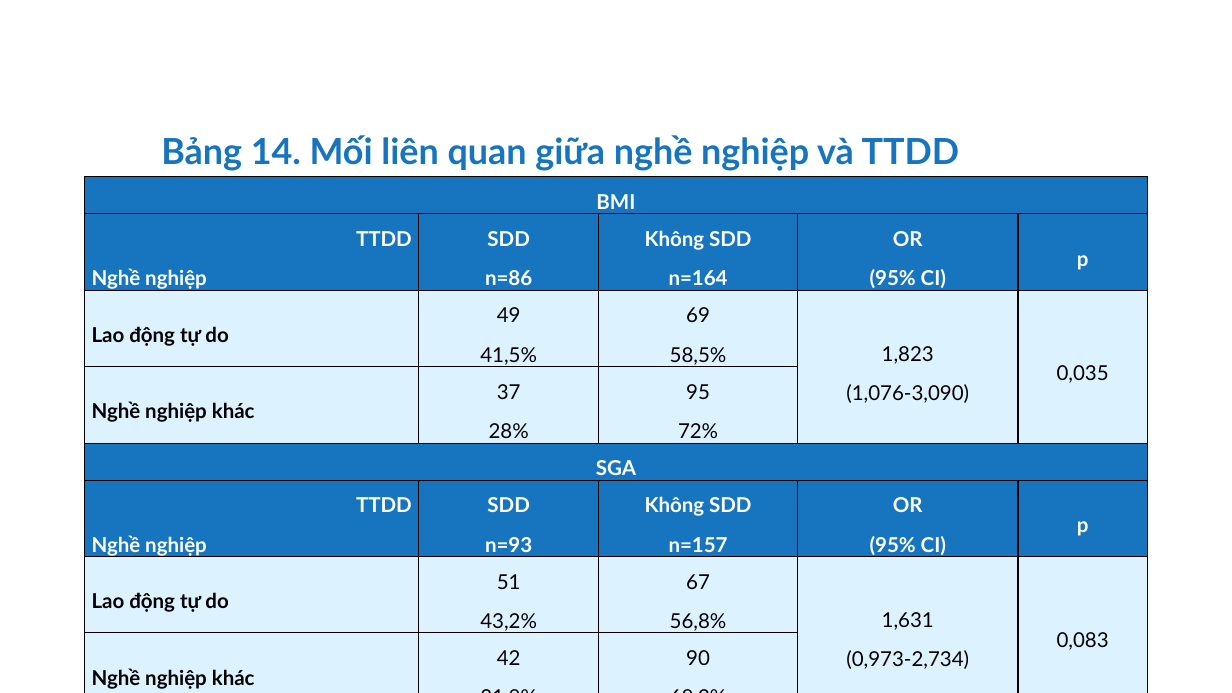
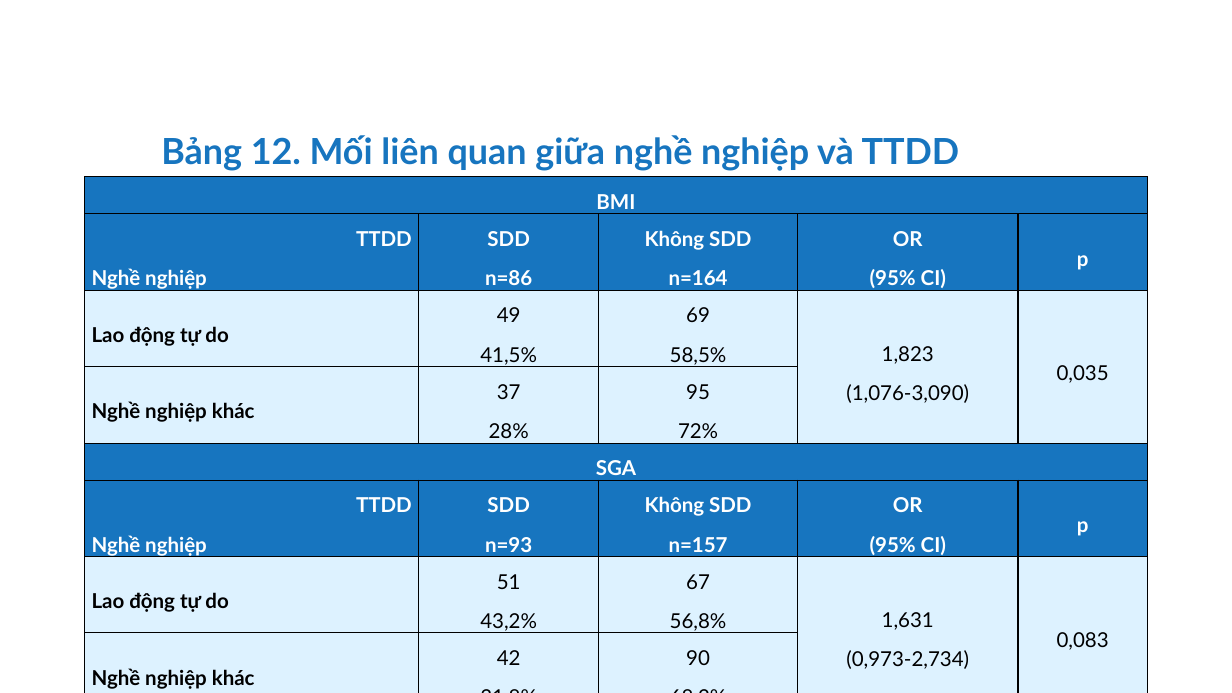
Before and after one commit to MedPocket/HPMUGraduation-thesis, a slide deck: slide 43 of Thuc-trang-va-mot-so-yeu-to-lien-quan-dinh-duong-BN-lao-phoi_Nhat-Nguyen.pptx (slide 37 before the commit). Drawn at 1232x693 pixels with LibreOffice and Linux fonts; fonts in the diff are those of the drawing; background and template pictures are left out. Boxes give left, top, right and bottom in pixels: in the first picture for what was removed or moved away, otherwise in the second. Text is boxed around its words. In the diff, an @@ line names an element or a change of style, - is before the commit and + after.

```diff
--- a/Thuc-trang-va-mot-so-yeu-to-lien-quan-dinh-duong-BN-lao-phoi_Nhat-Nguyen.pptx
+++ b/Thuc-trang-va-mot-so-yeu-to-lien-quan-dinh-duong-BN-lao-phoi_Nhat-Nguyen.pptx
@@ text at <box>161,135,960,171</box>: text changed @@
-Bảng 14. Mối liên quan giữa nghề nghiệp và TTDD
+Bảng 12. Mối liên quan giữa nghề nghiệp và TTDD
```
Also in this commit, not shown: 34 other slides changed, 8 slides added, 7 slides removed.
